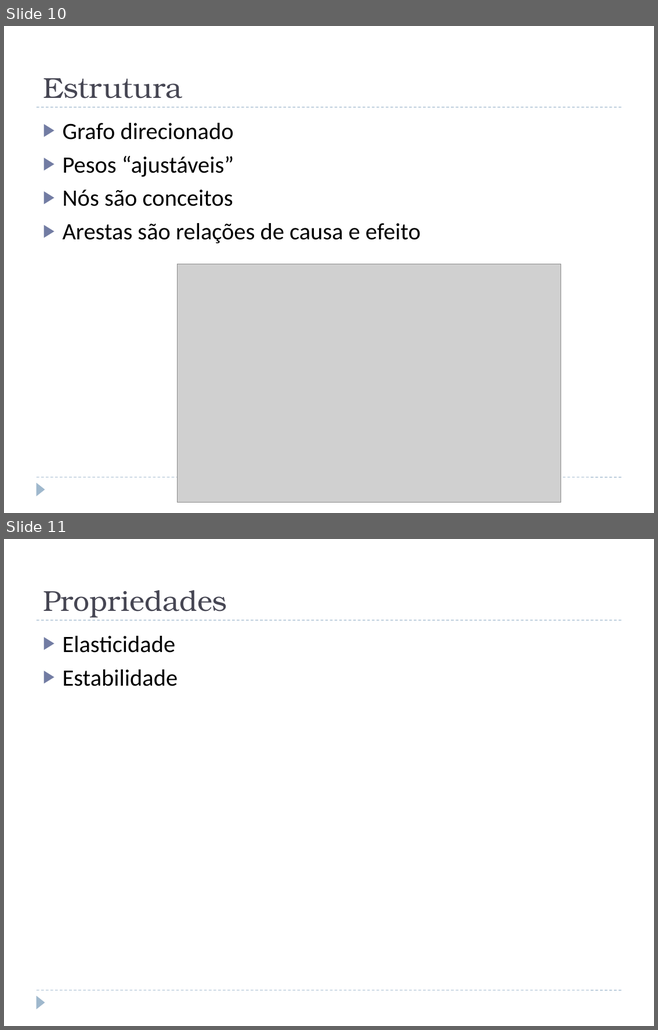
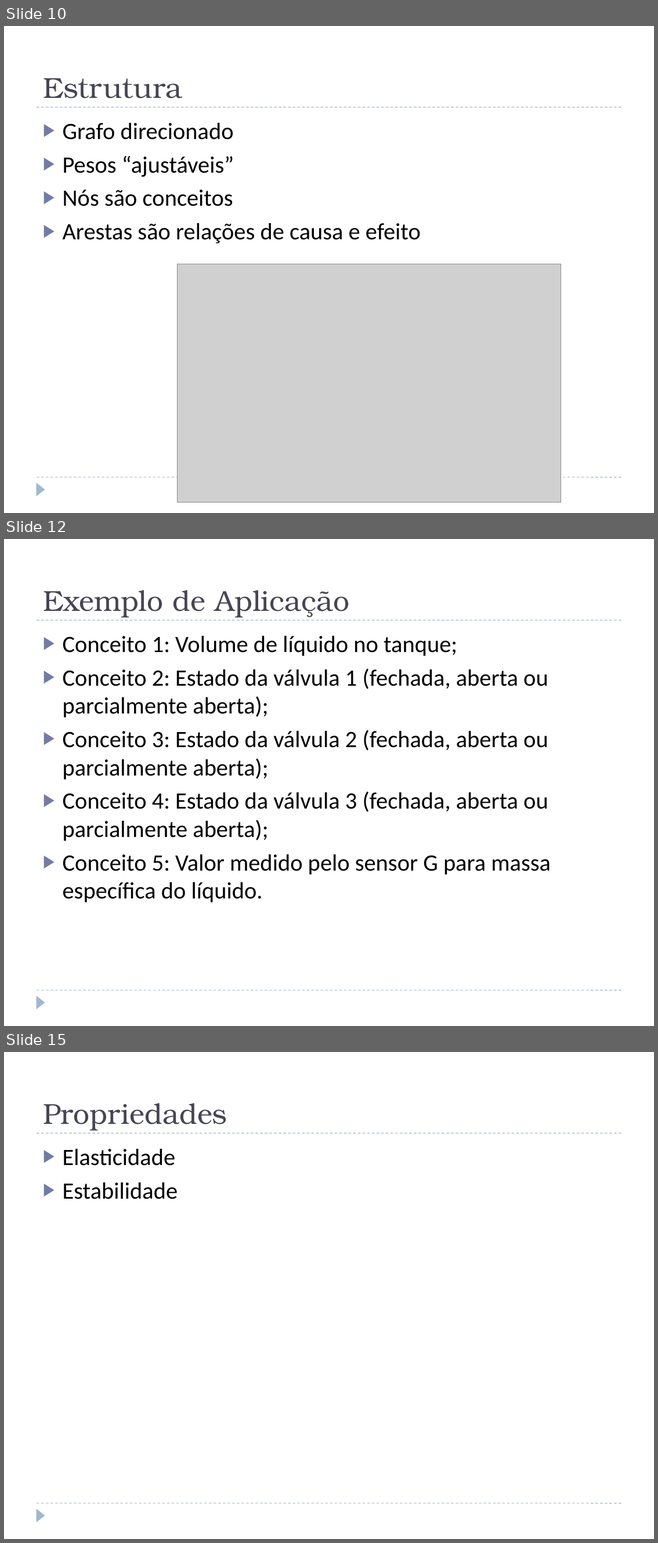
Before and after one commit to jcnborges/TCC, a slide deck: qualificacao.pptx. Shown one above the other, each under a label of ours: slides 10 and 11 before the commit, slides 10, 12 and 15 after it; the slides between them are not shown. The pictures are 658x1030 and 658x1543 pixels, drawn with LibreOffice and Linux fonts; fonts in the diff are those of the drawing; grey boxes stand for pictures. Boxes give left, top, right and bottom in pixels: in the first picture for what was removed or moved away, otherwise in the second. Text is boxed around its words. In the diff, an @@ line names an element or a change of style, - is before the commit and + after.

```diff
--- a/qualificacao.pptx
+++ b/qualificacao.pptx
@@ slide 12 added at (4,539,654,1026), background #FFFFFF; not listed: 3 template elements that a slide beside it also shows @@
@@ title added at (43,590,349,618), 32 pt, text #464653 @@
+Exemplo de Aplicação
@@ text added at (63,636,550,903), 26 pt, text #000000 @@
+▶ Conceito 1: Volume de líquido no tanque;
+▶ Conceito 2: Estado da válvula 1 (fechada, aberta ou parcialmente aberta);
+▶ Conceito 3: Estado da válvula 2 (fechada, aberta ou parcialmente aberta);
+▶ Conceito 4: Estado da válvula 3 (fechada, aberta ou parcialmente aberta);
+▶ Conceito 5: Valor medido pelo sensor G para massa específica do líquido.
@@ what was slide 11 is now slide 15 @@
```
Also in this commit, not shown: 1 slide changed, 3 other slides added, 3 other files.
